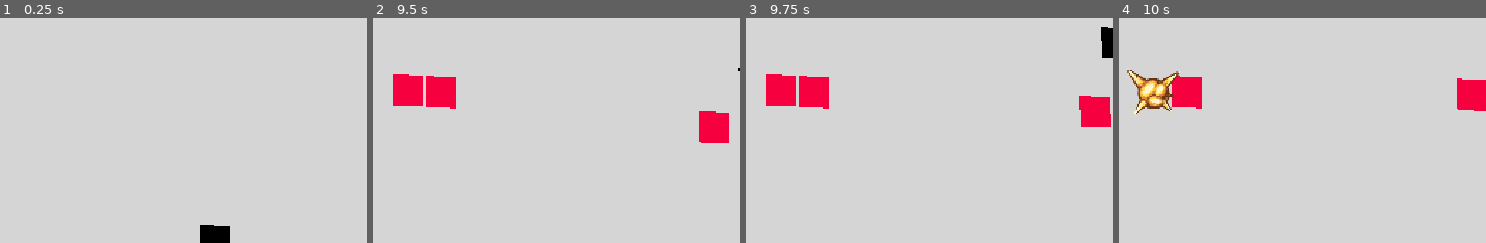
Above: before the commit, frames 1-4 (left to right).
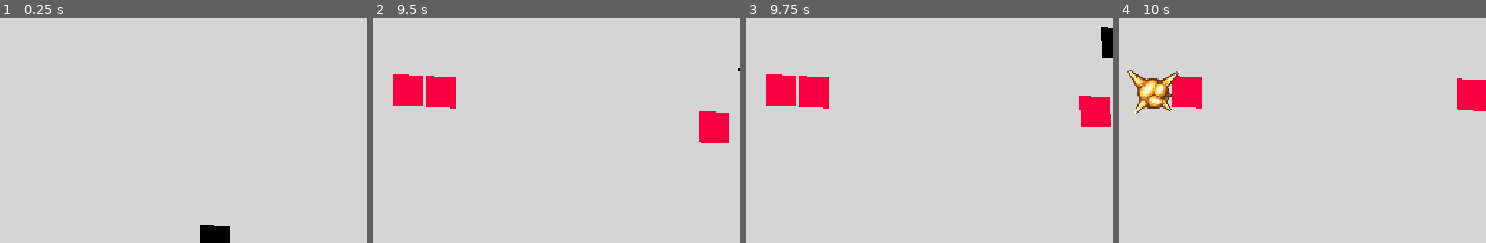
Above: after the commit, the same moments.

Repository: bradleybentondev/mini-jam-221
Game: Godot game, scene res://scenes/world.tscn
The game is run twice, just before and just after one commit, with the same random seed, the same clock (stepped at 60 frames per second) and the same inputs.
Inputs (mouse positions are % of the whole screen's width and height, from its top left):
- Up to frame 1 (0.25 s): no input
- Up to frame 2 (9.5 s): move the mouse to (49, 70) at 0.52 s; press the mouse at (49, 70) at 0.53 s; hold W (move_up) 0.53-2.03 s; move the mouse to (87, 65) at 1.27 s; release the mouse at (87, 65) at 1.28 s; click (87, 65) at 1.35 s; move the mouse to (22, 35) at 2.02 s; press the mouse at (22, 35) at 2.03 s; hold A (move_left) 2.03-3.53 s; move the mouse to (60, 50) at 2.77 s; release the mouse at (60, 50) at 2.78 s; click (60, 50) at 2.85 s; move the mouse to (38, 25) at 3.52 s; press the mouse at (38, 25) at 3.53 s; hold S (move_down) 3.53-4.28 s; move the mouse to (78, 45) at 4.27 s; release the mouse at (78, 45) at 4.28 s; hold D (move_right) 4.28-5.03 s; click (78, 45) at 4.35 s; move the mouse to (33, 55) at 5.02 s; press the mouse at (33, 55) at 5.03 s; hold W (move_up) 5.03-5.78 s; move the mouse to (65, 28) at 5.77 s; release the mouse at (65, 28) at 5.78 s; hold D (move_right) 5.78-8.03 s; click (65, 28) at 5.85 s; move the mouse to (49, 70) at 6.52 s; press the mouse at (49, 70) at 6.53 s; move the mouse to (87, 65) at 7.27 s; release the mouse at (87, 65) at 7.28 s; click (87, 65) at 7.35 s; move the mouse to (22, 35) at 8.02 s; press the mouse at (22, 35) at 8.03 s; hold S (move_down) 8.03-8.78 s; move the mouse to (60, 50) at 8.77 s; release the mouse at (60, 50) at 8.78 s; hold A (move_left) from 8.78 s (still down); click (60, 50) at 8.85 s
- Up to frame 3 (9.75 s): move the mouse to (38, 25) at 9.52 s; release A (move_left) at 9.53 s; press the mouse at (38, 25) at 9.53 s; hold W (move_up) from 9.53 s (still down)
- Up to frame 4 (10 s): keep holding W (move_up)
The pictures show only the part of the screen within x 25-75%, y 0-50%; the shares and areas given below are measured in that part.

Frames 1-3 are identical in both runs. In frame 4, 0.3% of the frame differs, in the area x 2-17%, y 23-43%.

Commit message:
added status effects on enemy.gd, added foundations for buffs on player.gd

Diff:
--- a/scripts/enemy.gd
+++ b/scripts/enemy.gd
@@ -22,6 +22,14 @@
 
 var _colliding: Array[Enemy] = []
 
+var _stun_timer: float = 0
+
+var _slow_timer: float = 0
+var _slow_factor: float = 1
+
+var _burn_timer: float = 0
+var _burn_dps: float = 0
+
 # Called when the node enters the scene tree for the first time.
 func _ready() -> void:
 	player = get_tree().get_nodes_in_group('player')[0]
@@ -43,25 +51,29 @@
 	if(dead):
 		return
 
+	_process_status_effects(delta)
+
+	if(dead):
+		return
+
 	if(_hit):
 		self.position += _hit_velocity
 		return
 
+	if(_stun_timer > 0):
+		return
+
 	var direction_to_player = self.position.direction_to(player.position)
-	self.position += direction_to_player * speed * delta
+	self.position += direction_to_player * speed * _slow_factor * delta
 
 
 func hit(hit_time: float = 0.05, damage: float = 10, hit_velocity: Vector2 = Vector2.ZERO) -> void:
 	if(_hit || dead):
 		return
 
-	health -= damage
+	_take_damage(damage)
 
-	if(health <= 0):
-		dead = true
-		remove_from_group("enemies")
-		add_to_group("corpses")
-		self.monitoring =false
+	if(dead):
 		return
 
 	_hit_velocity = hit_velocity
@@ -70,6 +82,69 @@
 		await get_tree().create_timer(hit_time).timeout
 	_hit = false
 	_hit_velocity = Vector2.ZERO
+
+
+func stun(duration: float) -> void:
+	if(dead):
+		return
+	_stun_timer = max(_stun_timer, duration)
+
+
+func slow(factor: float, duration: float) -> void:
+	if(dead):
+		return
+	_slow_factor = min(_slow_factor, factor)
+	_slow_timer = max(_slow_timer, duration)
+
+
+func burn(damage_per_second: float, duration: float) -> void:
+	if(dead):
+		return
+	_burn_dps = max(_burn_dps, damage_per_second)
+	_burn_timer = max(_burn_timer, duration)
+
+
+func _take_damage(damage: float) -> void:
+	health -= damage
+
+	if(health <= 0 && !dead):
+		_die()
+
+
+func _die() -> void:
+	dead = true
+	modulate = Color.WHITE
+	remove_from_group("enemies")
+	add_to_group("corpses")
+	set_deferred("monitoring", false)
+	get_tree().call_group("on_enemy_killed", "on_enemy_killed", self)
+
+
+func _process_status_effects(delta: float) -> void:
+	_stun_timer = max(_stun_timer - delta, 0)
+
+	if(_slow_timer > 0):
+		_slow_timer -= delta
+		if(_slow_timer <= 0):
+			_slow_factor = 1
+
+	if(_burn_timer > 0):
+		_burn_timer -= delta
+		_take_damage(_burn_dps * delta)
+		if(_burn_timer <= 0):
+			_burn_dps = 0
+
+	if(dead):
+		return
+
+	if(_stun_timer > 0):
+		modulate = Color(1, 1, 0.4)
+	elif(_burn_timer > 0):
+		modulate = Color(1, 0.6, 0.3)
+	elif(_slow_timer > 0):
+		modulate = Color(0.5, 0.7, 1)
+	else:
+		modulate = Color.WHITE
 
 func _on_body_entered(body: Node2D) -> void:
 	if body is Player:
--- a/scripts/player.gd
+++ b/scripts/player.gd
@@ -5,6 +5,8 @@
 @export var speed = 1
 
 @export var health: float = 100
+
+@export var max_health: float = 100
 
 @export var weapon_arc: Area2D
 
@@ -20,7 +22,14 @@
 
 var _attack_charge: float = 0
 
+# Changed by buff augments like HighNoon
+var damage_multiplier: float = 1
+var attack_speed_multiplier: float = 1
+var speed_multiplier: float = 1
+
 signal take_damage
+
+signal healed
 
 # Called when the node enters the scene tree for the first time.
 func _ready() -> void:
@@ -30,7 +39,7 @@
 
 	var direction := Input.get_vector("move_left", "move_right", "move_up", "move_down")
 
-	velocity = direction * speed
+	velocity = direction * speed * speed_multiplier
 
 	move_and_slide()
 
@@ -38,7 +47,7 @@
 	weapon_arc.rotation = direction_to_mouse.angle()
 
 	if Input.is_action_pressed("attack"):
-		_attack_charge = clamp(_attack_charge + delta, 0, 1)
+		_attack_charge = clamp(_attack_charge + delta * attack_speed_multiplier, 0, 1)
 
 
 	if Input.is_action_just_released("attack"):
@@ -60,6 +69,8 @@
 
 	enemy.hit(0.05, _get_damage() , normal_hit + hit_bonus)
 
+	get_tree().call_group("on_hit_effects", "try_proc", enemy, 1.0, false)
+
 
 func hit(hit_time: float = 0.05, damage: float = 10) -> void:
 	if(_hit):
@@ -80,6 +91,12 @@
 	_hit = false
 
 
+func heal(amount: float) -> void:
+	health = min(health + amount, max_health)
+
+	healed.emit()
+
+
 func _get_damage() -> float:
 	var damage_bonus = _attack_charge * attack_charge_bonus_damage
-	return base_damage + damage_bonus + basic_upgrades.upgrades.get("damage", 1) * basic_upgrades.damage_per_level
+	return (base_damage + damage_bonus + basic_upgrades.upgrades.get("damage", 1) * basic_upgrades.damage_per_level) * damage_multiplier
--- a/scripts/ui.gd
+++ b/scripts/ui.gd
@@ -8,6 +8,9 @@
 	player.connect("take_damage", func take_damage():
 		_on_player_take_damage(player.health)
 	)
+	player.connect("healed", func healed():
+		_on_player_take_damage(player.health)
+	)
 
 # Called every frame. 'delta' is the elapsed time since the previous frame.
 func _process(delta: float) -> void:
